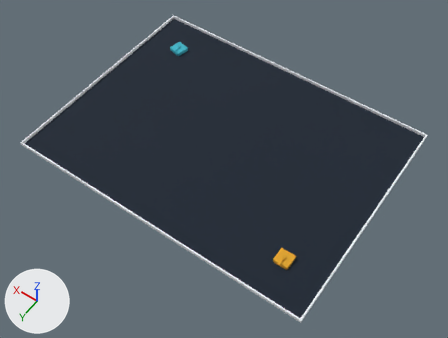
The glTF model cli/tests/fixtures/open_arena.glb as it was, and as the next commit left it.
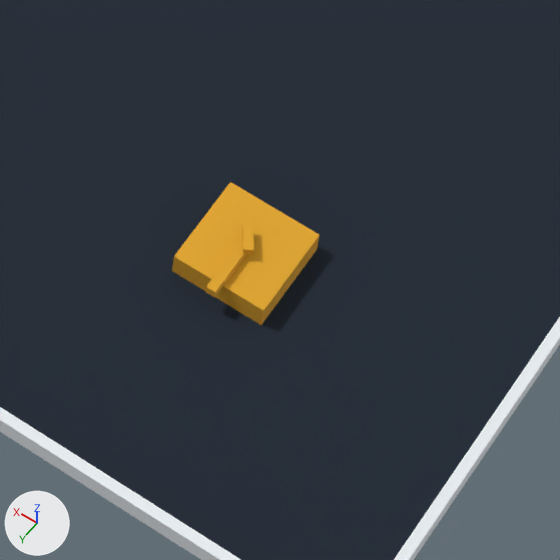
The first picture shows the older version from a camera (50 mm lens) standing at (-46.0, 131.0, 294.0) and looking at (92.0, -62.0, -9.0). The close-ups show the older and then the newer version on the part from 55% to 75% of the width and 65% to 91% of the height of that picture. Only the edits that show in the close-ups are written down. The lights are fixed; the arrows at lower left show +X, +Y and +Z. Where no turn or scale is listed for an object, it has been applied to the vertices. Vertices at exactly the same position are counted once.

Script lines for the objects in view, before the commit:
```python
me_mesh_0 = bpy.data.meshes.new('Mesh_0')
me_mesh_0.from_pydata(...)  # 8 vertices, 12 faces; spans x -100.0..100.0, y -75.0..75.0, z 0.0
me_mesh_0.materials.append(mat_ground)  # dark blue #0f1e2e
me_mesh_2 = bpy.data.meshes.new('Mesh_2')
me_mesh_2.from_pydata(...)  # a box spanning x -0.5..0.5, y -0.5..0.5, z -0.5..0.5
me_mesh_2.materials.append(mat_robot0)  # orange #e0a526
ob_ground = bpy.data.objects.new('ground', me_mesh_0)
ob_ground.location = (100.0, -75.0, 0.0)
ob_robot0_body = bpy.data.objects.new('robot0/body', me_mesh_2)
ob_robot0_body.parent = ob_robot0
ob_robot0_body.location = (0.0, 0.0, 1.26)
ob_robot0_body.scale = (9.0, 9.0, 2.52)
ob_robot0_gun = bpy.data.objects.new('robot0/gun', None)
ob_robot0_gun.parent = ob_robot0
ob_robot0_gun.location = (0.0, 0.0, 0.0)
ob_robot0_gun_barrel = bpy.data.objects.new('robot0/gun/barrel', me_mesh_2)
ob_robot0_gun_barrel.parent = ob_robot0_gun
ob_robot0_gun_barrel.location = (0.0, 2.925, 2.97)
ob_robot0_gun_barrel.scale = (0.9, 5.85, 0.9)
ob_robot0_radar = bpy.data.objects.new('robot0/radar', me_mesh_2)
ob_robot0_radar.parent = ob_robot0
ob_robot0_radar.location = (0.0, 0.0, 3.6)
ob_robot0_radar.rotation_euler = (0.0, 0.0, -0.98)  # degrees (0, 0, -56)
ob_robot0_radar.scale = (2.52, 0.9, 0.72)
# also in view: 'wall/west' at (0.0, -75.0, 1.0); 'wall/north' at (100.0, 0.0, 1.0)
```
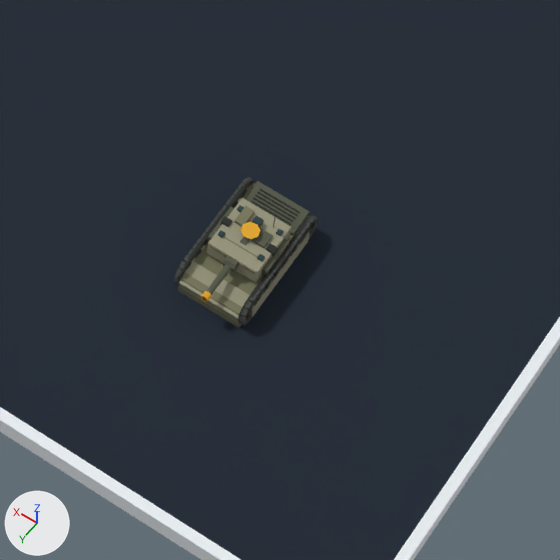
Where the newer file only moved an object's origin or applied its transform, the numbers keep the older frame.

The change, as a list of edits to the scene's bpy script:
```text
Change me_mesh_2:
    used by ob_robot0_gun_barrel; parent = ob_robot0_gun; location = (0.0, 2.925, 2.97); scale = (0.9, 5.85, 0.9)
    remove me_mesh_2.from_pydata(...)  # 8 vertices, 12 faces; spans x -0.5..0.5, y -0.5..0.5, z -0.5..0.5
    add me_mesh_2.from_pydata(...)  # 35 vertices, 64 faces; spans x -0.378..0.378, y 2.711..7.1, z 0.832..1.589
    me_mesh_2 part 1: 35 vertices added at x -0.378..0.378, y 2.711..7.1, z 0.832..1.589
    me_mesh_2 part 2: 8 vertices removed from x -0.5..0.5, y -0.5..0.5, z -0.5..0.5
    add me_mesh_2.materials.append(mat_leopard2a8_secondary)  # greyish green #535746
Add me_mesh_6:
    me_mesh_6.from_pydata(...)  # 29 vertices, 52 faces; spans x -0.86..0.86, y -0.86..0.86, z 0.0..0.76
    # faces by material slot: [20, 32]
    me_mesh_6.materials.append(mat_dark)  # black #242823
    me_mesh_6.materials.append(mat_robot0)  # orange #e0a526
Add me_mesh_4_1:
    me_mesh_4_1.from_pydata(...)  # 190 vertices, 320 faces; spans x -2.94..2.94, y -2.71..3.36, z -1.86..3.85
    # faces by material slot: [24, 12, 180, 60, 44]
    me_mesh_4_1.materials.append(mat_leopard2a8_base)  # dark yellow #77775b
    me_mesh_4_1.materials.append(mat_leopard2a8_armor)  # yellow #96947b
    me_mesh_4_1.materials.append(mat_leopard2a8_secondary)  # greyish green #535746
    me_mesh_4_1.materials.append(mat_glass)  # dark cyan #263e42
    me_mesh_4_1.materials.append(mat_dark)  # black #242823
Remove ob_robot0_body:
    ob_robot0_body = bpy.data.objects.new('robot0/body', me_mesh_2)
Change ob_robot0_gun:
    ob_robot0_gun: bpy.data.objects.new('robot0/gun', None) -> bpy.data.objects.new('robot0/gun', me_mesh_4_1)
    ob_robot0_gun.location: (0.0, 0.0, 0.0) -> (-0.104, -0.025, 2.465)
Change ob_robot0_gun_barrel:
    ob_robot0_gun_barrel.scale: (0.9, 5.85, 0.9) -> (1.0, 1.0, 1.0)
    ob_robot0_gun_barrel.location: (0.0, 2.925, 2.97) -> (0.0, 0.0, 0.0)
Change ob_robot0_radar:
    ob_robot0_radar: bpy.data.objects.new('robot0/radar', me_mesh_2) -> bpy.data.objects.new('robot0/radar', me_mesh_6)
    ob_robot0_radar.location: (0.0, 0.0, 3.6) -> (-0.104, -0.025, 4.382)
    ob_robot0_radar.scale: (2.52, 0.9, 0.72) -> (1.0, 1.0, 1.0)
Add ob_robot0_hull:
    ob_robot0_hull = bpy.data.objects.new('robot0/hull', me_mesh_3_1)  # 1496 vertices, 2512 faces; spans x -3.5..3.5, y -6.04..6.09, z 0.0..3.33; in mat_leopard2a8_base (dark yellow #77775b), mat_leopard2a8_armor (yellow #96947b), mat_leopard2a8_secondary (greyish green #535746), mat_track (black #222522), mat_tread (dark grey #454844), mat_wheel (dark grey #30342f), mat_hub (grey #858575), mat_dark (black #242823), mat_lamp (yellow #d4bd80)
    ob_robot0_hull.location = (25.0, -24.6, 0.0)
```

Boxes [x1, y1, x2, y2] around the edits, measured in the close-ups (560 x 560 px):
'robot0/body', deleted (orange)
    before: [172, 182, 319, 325]
'robot0/hull', added
    after: [174, 177, 318, 327]
    faces in mat_leopard2a8_armor (yellow #96947b): [179, 234, 309, 323]
    faces in mat_leopard2a8_base (dark yellow #77775b): [178, 183, 309, 327]
    faces in mat_tread (dark grey #454844): [174, 177, 318, 325]
    faces in mat_leopard2a8_secondary (greyish green #535746): [244, 181, 310, 236]
    faces in mat_track (black #222522): [176, 179, 313, 322]
'robot0/gun', now drawn
    after: [207, 198, 291, 282]
    faces in mat_leopard2a8_armor (yellow #96947b): [207, 198, 291, 282]
    faces in mat_leopard2a8_secondary (greyish green #535746): [207, 207, 289, 276]
    faces in mat_leopard2a8_base (dark yellow #77775b): [210, 206, 263, 274]
    faces in mat_glass (dark cyan #263e42): [218, 205, 284, 262]
    faces in mat_dark (black #242823): [220, 216, 278, 256]
'robot0/gun/barrel', reshaped, moved, rescaled (26% narrower, 33% shorter)
    before: [206, 240, 247, 297]
    after: [201, 264, 231, 302]
'robot0/radar', reshaped, moved, rescaled (62% wider, 42% shorter)
    before: [242, 224, 254, 254]
    after: [241, 222, 261, 239]
part 1 of me_mesh_2, added
    after: [201, 264, 231, 302]
part 2 of me_mesh_2, deleted (orange)
    before: [172, 182, 319, 325]
